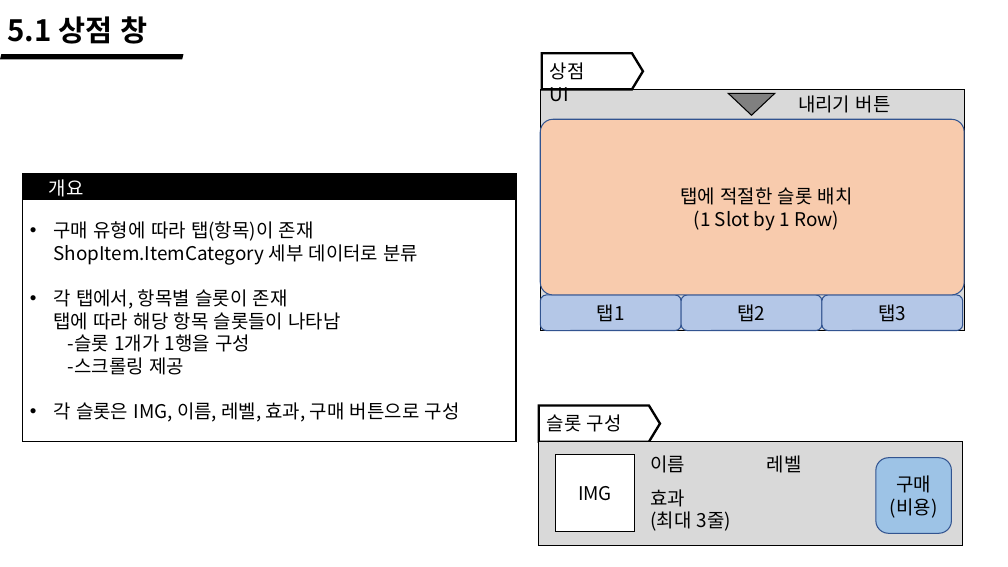
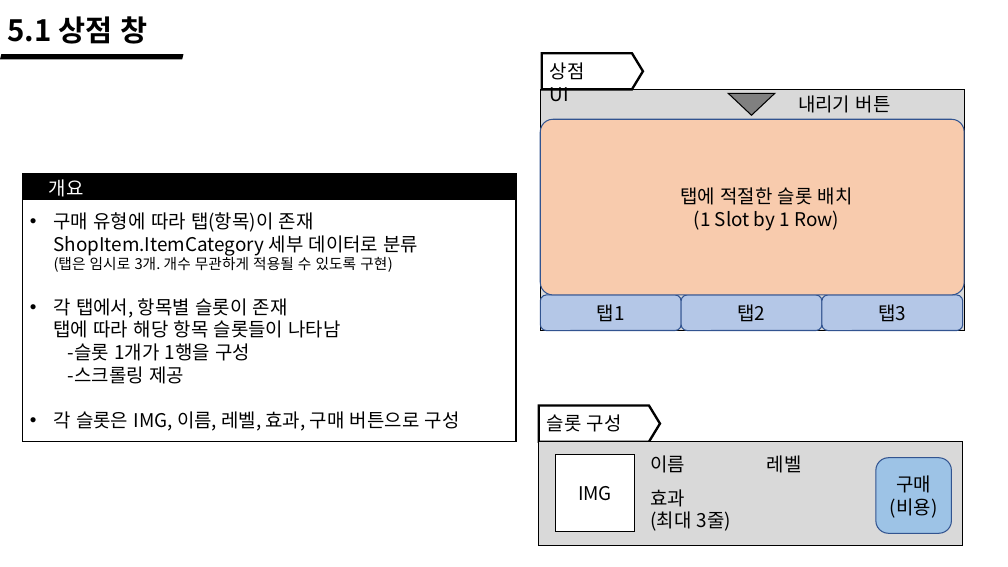
Before and after one commit to wlrud753/CarryCarrot, a slide deck: slide 25 of 기획서/당근키우기 시스템.pptx. Drawn at 1008x567 pixels with LibreOffice and Linux fonts; fonts in the diff are those of the drawing. Boxes give left, top, right and bottom in pixels: in the first picture for what was removed or moved away, otherwise in the second. Text is boxed around its words. In the diff, an @@ line names an element or a change of style, - is before the commit and + after.

```diff
--- a/기획서/당근키우기 시스템.pptx
+++ b/기획서/당근키우기 시스템.pptx
@@ text in rectangle at (54, 212, 419, 272): text changed @@
-• 구매 유형에 따라 탭(항목)이 존재
-  ShopItem.ItemCategory 세부 데이터로 분류
+• 구매 유형에 따라 탭(항목)이 존재
+  ShopItem.ItemCategory 세부 데이터로 분류
+  (탭은 임시로 3개. 개수 무관하게 적용될 수 있도록 구현)
```
Also in this commit, not shown: 1 other slide changed.
